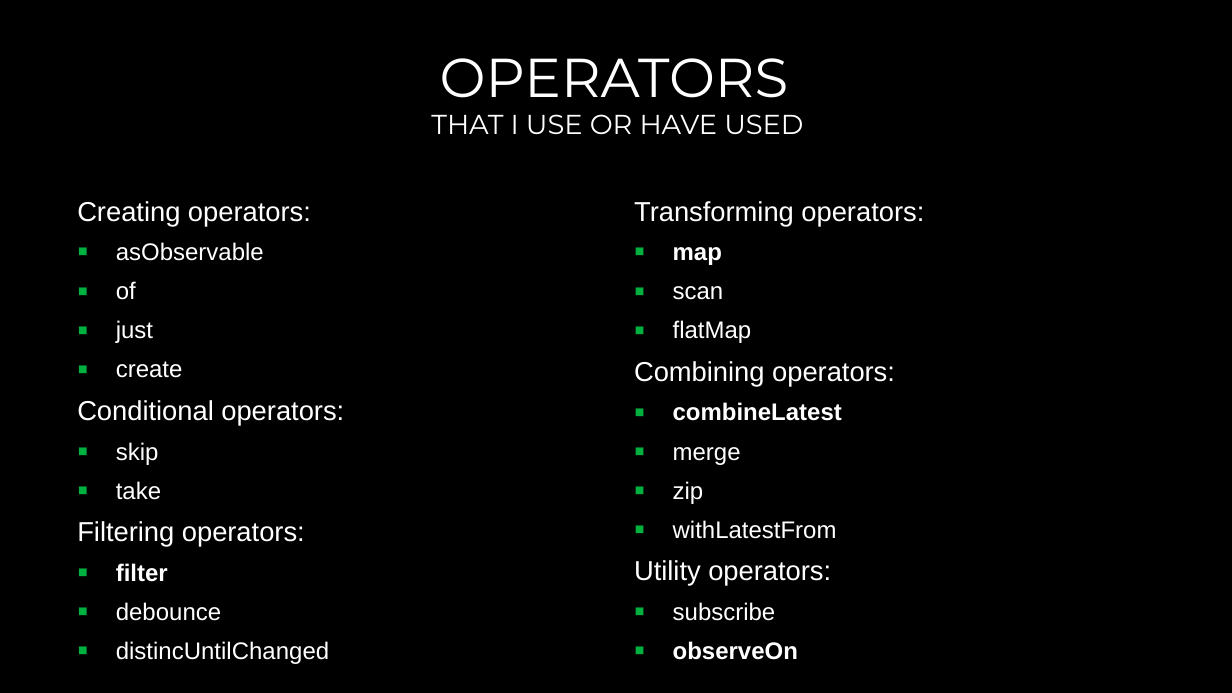
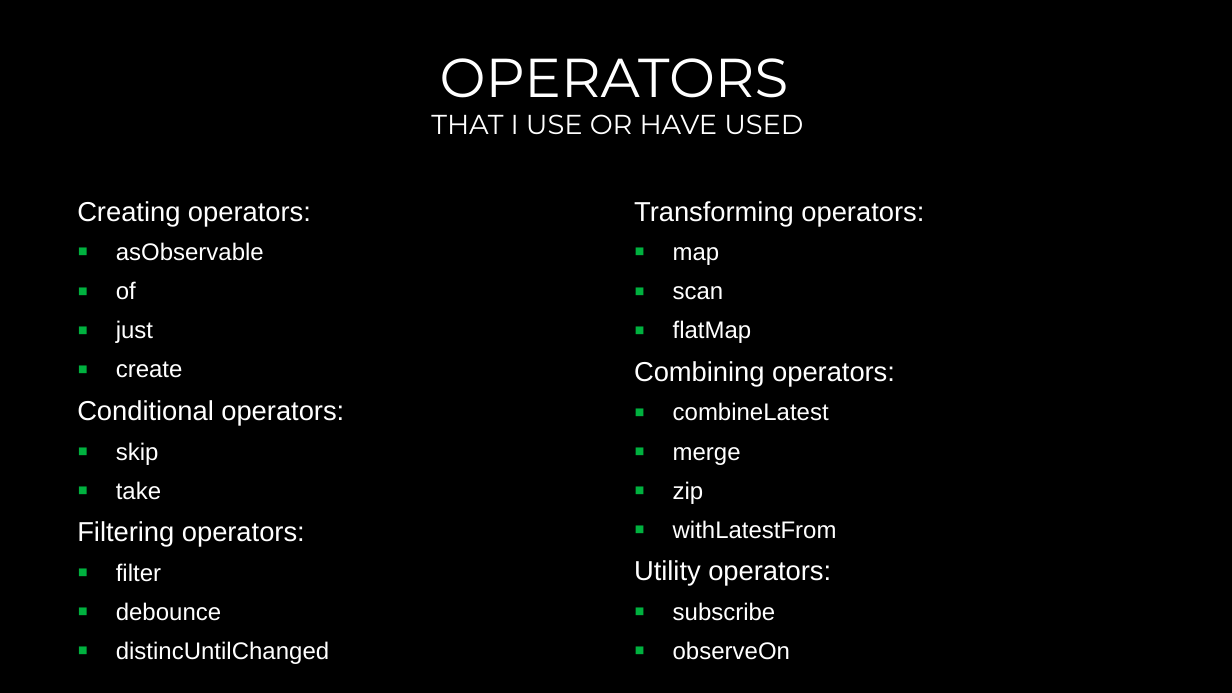
Before and after one commit to Garolla/LabCamp, a slide deck: slide 10 of RxSwift.pptx. Drawn at 1232x693 pixels with LibreOffice and Linux fonts; fonts in the diff are those of the drawing; background and template pictures are left out. Boxes give left, top, right and bottom in pixels: in the first picture for what was removed or moved away, otherwise in the second. Text is boxed around its words. In the diff, an @@ line names an element or a change of style, - is before the commit and + after.

```diff
--- a/RxSwift.pptx
+++ b/RxSwift.pptx
@@ text at bbox=[673, 247, 829, 660]: bold off in "map", "combineLatest", "observeOn" @@
@@ text at bbox=[116, 563, 161, 582]: bold off in "filter" @@
```
Also in this commit, not shown: 1 other slide changed.
